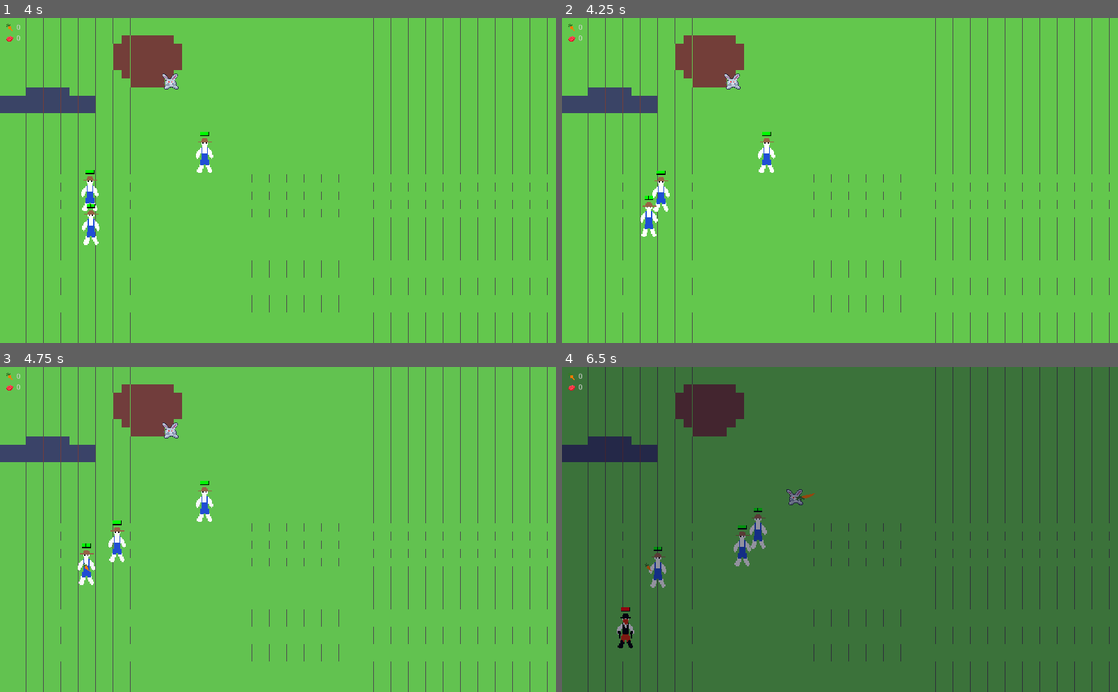
Above: before the commit, frames 1-4 (two rows, left to right).
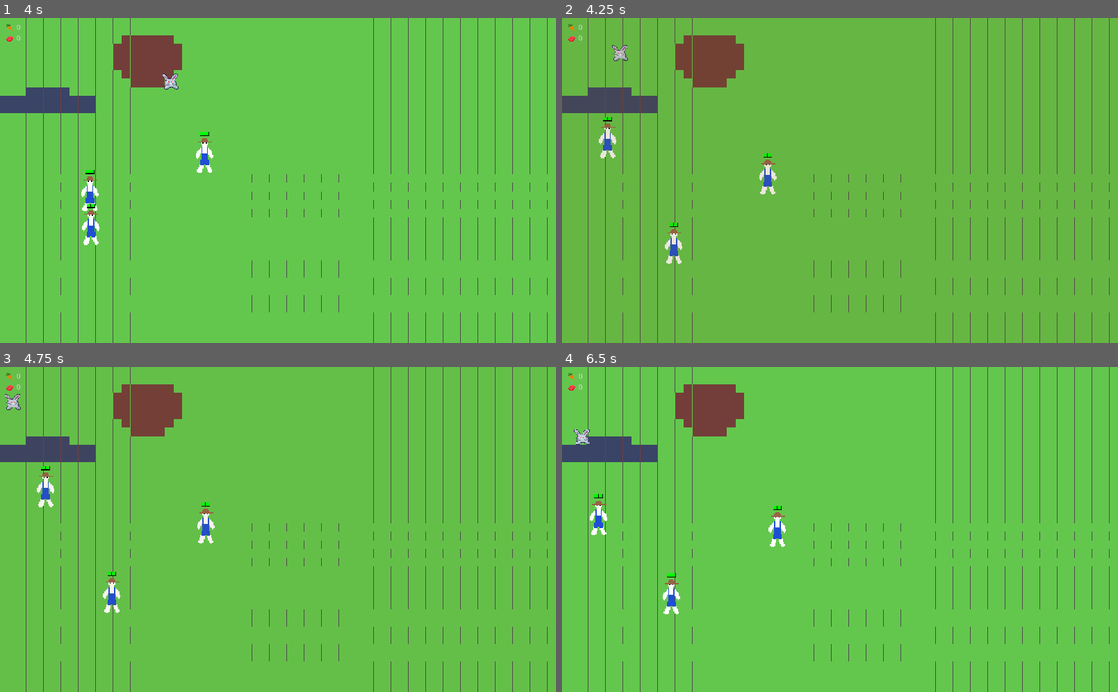
Above: after the commit, the same moments.

Repository: axerosh/rabbit-rampage
Game: Godot game, scene res://level.tscn
Two runs of this game, one before a commit and one after it. Both use one fixed random seed, a clock stepped at 60 frames per second and the inputs below.
Inputs:
- Up to frame 1 (4 s): tap Enter at 0.5 s; hold D (move_right) 0.53-1.28 s; tap Space (attack) every 0.75 s from 0.6 to 3.6 s; hold S (move_down) 1.28-2.03 s; hold D (move_right) 2.03-2.78 s; hold W (move_up) 2.78-3.53 s; hold A (move_left) from 3.53 s (still down)
- Up to frame 2 (4.25 s): keep holding A (move_left); tap R (restart, bound only after the commit) at 4.15 s
- Up to frame 3 (4.75 s): keep holding A (move_left); tap Space (attack) at 4.35 s
- Up to frame 4 (6.5 s): release A (move_left) at 5.03 s; hold S (move_down) 5.03-5.78 s; tap Space (attack) at 5.1, 5.85 s; hold D (move_right) from 5.78 s (still down)

Frame 1 is identical in both runs. In frame 2, 1.3% of the frame differs, in the area x 6-39%, y 8-76%; in frame 3, 1.3%; in frame 4, 100%, in the area x 0-100%, y 0-100%.

Commit message:
Add gameover screen and restart with R key

Diff:
--- /dev/null
+++ b/autoload/game_manager.gd
@@ -0,0 +1,29 @@
+extends Node2D
+
+signal gameover_status_changed(is_gameover)
+
+var farmers: Array = []
+var is_gameover = false
+
+func _ready() -> void:
+	pause_mode = PAUSE_MODE_PROCESS
+
+func register_farmer(farmer: Farmer) -> void:
+	if (!farmers.has(farmer)):
+		var _result = farmer.connect("died", self, "on_farmer_died")
+		farmers.append(farmer)
+
+func on_farmer_died(farmer: Farmer) -> void:
+	farmers.erase(farmer)
+	if (farmers.empty()):
+		set_gameover_status(true)
+
+func _process(_delta: float) -> void:
+	if Input.is_action_just_pressed("restart"):
+		var _error = get_tree().reload_current_scene()
+		set_gameover_status(false)
+
+func set_gameover_status(is_gameover_new: bool):
+	is_gameover = is_gameover_new
+	emit_signal("gameover_status_changed", is_gameover_new)
+	get_tree().paused = is_gameover_new
--- /dev/null
+++ b/gui/gameover_overlay.gd
@@ -0,0 +1,7 @@
+extends TextureRect
+
+func _ready() -> void:
+	var _result = GameManager.connect("gameover_status_changed", self, "on_GameManager_gameover_status_changed")
+
+func on_GameManager_gameover_status_changed(is_gameover: bool) -> void:
+	visible = is_gameover
--- a/gui/gui.tscn
+++ b/gui/gui.tscn
@@ -1,8 +1,10 @@
-[gd_scene load_steps=4 format=2]
+[gd_scene load_steps=6 format=2]
 
 [ext_resource path="res://images/collectable_carrot.png" type="Texture" id=1]
 [ext_resource path="res://images/collectable_flesh.png" type="Texture" id=2]
 [ext_resource path="res://gui/GuiUpdater.gd" type="Script" id=3]
+[ext_resource path="res://images/night_overlay.png" type="Texture" id=4]
+[ext_resource path="res://gui/gameover_overlay.gd" type="Script" id=5]
 
 [node name="GUI" type="Control"]
 anchor_right = 1.0
@@ -61,3 +63,46 @@
 margin_bottom = 15.0
 text = "0"
 valign = 1
+
+[node name="GameoverOverlay" type="TextureRect" parent="."]
+visible = false
+self_modulate = Color( 0, 0, 0, 1 )
+margin_right = 1024.0
+margin_bottom = 600.0
+texture = ExtResource( 4 )
+stretch_mode = 1
+script = ExtResource( 5 )
+__meta__ = {
+"_edit_use_anchors_": false
+}
+
+[node name="Game Over" type="Label" parent="GameoverOverlay"]
+anchor_left = 0.5
+anchor_top = 0.5
+anchor_right = 0.5
+anchor_bottom = 0.5
+margin_left = -181.0
+margin_top = -85.0
+margin_right = -108.0
+margin_bottom = -71.0
+rect_scale = Vector2( 5, 5 )
+text = "Game Over"
+align = 1
+valign = 1
+
+[node name="Press R to restart" type="Label" parent="GameoverOverlay"]
+anchor_left = 0.5
+anchor_top = 0.5
+anchor_right = 0.5
+anchor_bottom = 0.5
+margin_left = -184.0
+margin_top = 28.0
+margin_right = -1.0
+margin_bottom = 42.0
+rect_scale = Vector2( 2, 2 )
+text = "Press R to restart"
+align = 1
+valign = 1
+__meta__ = {
+"_edit_use_anchors_": false
+}
--- a/humans/farmer.gd
+++ b/humans/farmer.gd
@@ -19,6 +19,7 @@
 var walk_path: PoolVector2Array = PoolVector2Array([])
 
 func _ready() -> void:
+	GameManager.register_farmer(self)
 	var is_evil = false
 	init_health(2, is_evil)
 	var _result = connect("died", self, "on_death")
--- a/project.godot
+++ b/project.godot
@@ -76,6 +76,7 @@
 
 DayNightManager="*res://autoload/day_night_manager.gd"
 Lookup="*res://autoload/lookup.gd"
+GameManager="*res://autoload/game_manager.gd"
 
 [display]
 
@@ -109,6 +110,11 @@
 "events": [ Object(InputEventKey,"resource_local_to_scene":false,"resource_name":"","device":0,"alt":false,"shift":false,"control":false,"meta":false,"command":false,"pressed":false,"scancode":32,"physical_scancode":0,"unicode":0,"echo":false,"script":null)
  ]
 }
+restart={
+"deadzone": 0.5,
+"events": [ Object(InputEventKey,"resource_local_to_scene":false,"resource_name":"","device":0,"alt":false,"shift":false,"control":false,"meta":false,"command":false,"pressed":false,"scancode":82,"physical_scancode":0,"unicode":0,"echo":false,"script":null)
+ ]
+}
 
 [physics]
 
